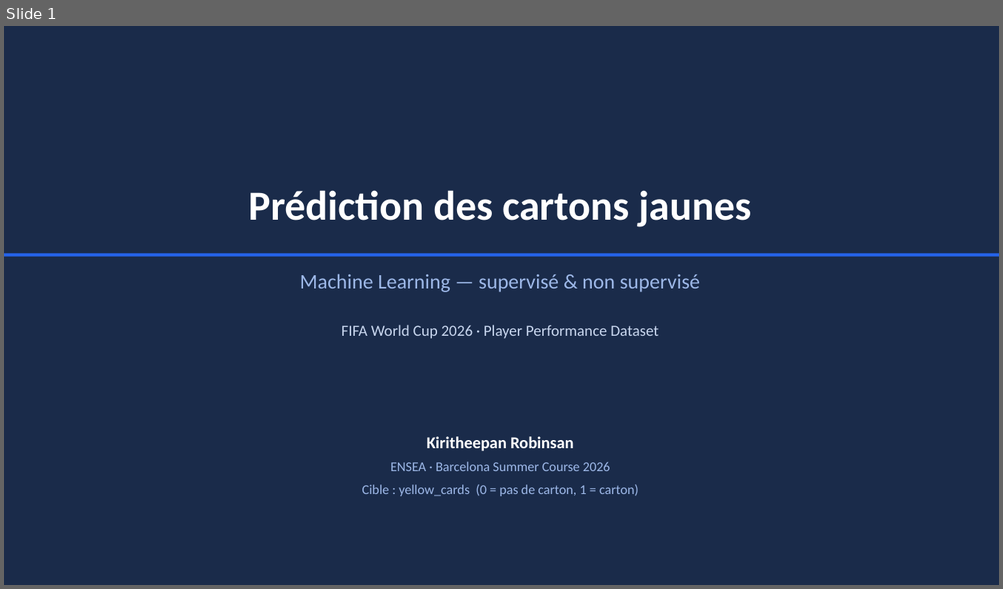
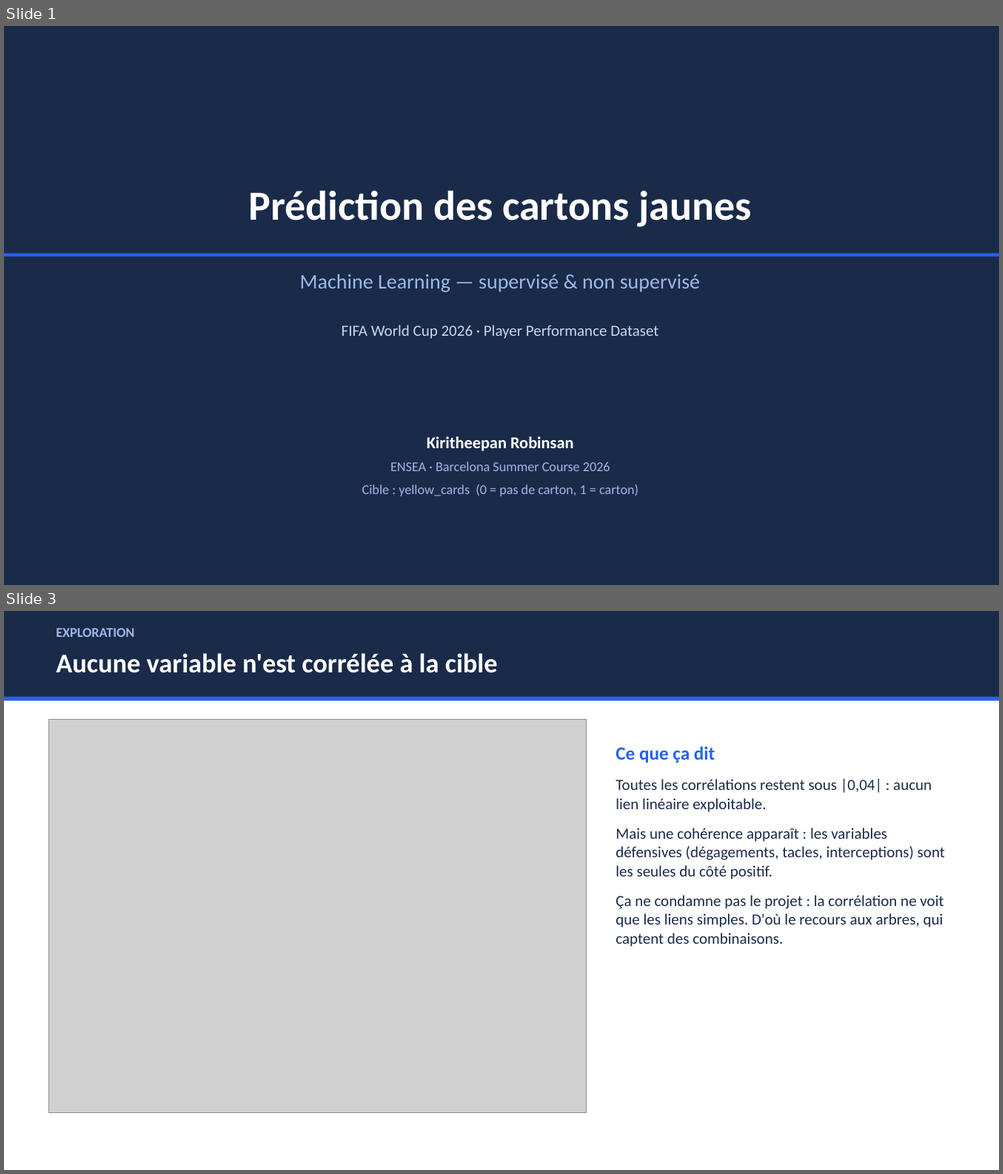
Before and after one commit to RobinsanKiritheepan/Cours_Python, a slide deck: Cours_IA/Machine_learning/Cartons_Jaunes_FIFA2026/Presentation_ML_FIFA.pptx. Shown one above the other, each under a label of ours: slide 1 before the commit, slides 1 and 3 after it; the slides between them are not shown. The pictures are 1003x589 and 1003x1174 pixels, drawn with LibreOffice and Linux fonts; fonts in the diff are those of the drawing; grey boxes stand for pictures. Boxes give left, top, right and bottom in pixels: in the first picture for what was removed or moved away, otherwise in the second. Text is boxed around its words. In the diff, an @@ line names an element or a change of style, - is before the commit and + after.

```diff
--- a/Cours_IA/Machine_learning/Cartons_Jaunes_FIFA2026/Presentation_ML_FIFA.pptx
+++ b/Cours_IA/Machine_learning/Cartons_Jaunes_FIFA2026/Presentation_ML_FIFA.pptx
@@ slide 3 added at bbox=[4, 611, 999, 1170], background #FFFFFF @@
@@ rectangle added at bbox=[4, 611, 999, 697], fill #1A2B4A @@
@@ text added at bbox=[56, 628, 134, 637], 13 pt, text #9DB8E8, bold @@
+EXPLORATION
@@ text added at bbox=[56, 653, 498, 673], 26 pt, text #FFFFFF, bold @@
+Aucune variable n'est corrélée à la cible
@@ rectangle added at bbox=[4, 697, 999, 701], fill #2563EB @@
@@ picture added at bbox=[48, 719, 586, 1113] @@
@@ text added at bbox=[615, 746, 945, 947], 15 pt, text #1A2B4A @@
+Ce que ça dit
+Toutes les corrélations restent sous |0,04| : aucun lien linéaire exploitable.
+Mais une cohérence apparaît : les variables défensives (dégagements, tacles, interceptions) sont les seules du côté positif.
+Ça ne condamne pas le projet : la corrélation ne voit que les liens simples. D'où le recours aux arbres, qui captent des combinaisons.
```
Also in this commit, not shown: 8 slides changed, 5 other slides added, 2 slides removed, 6 other files.
